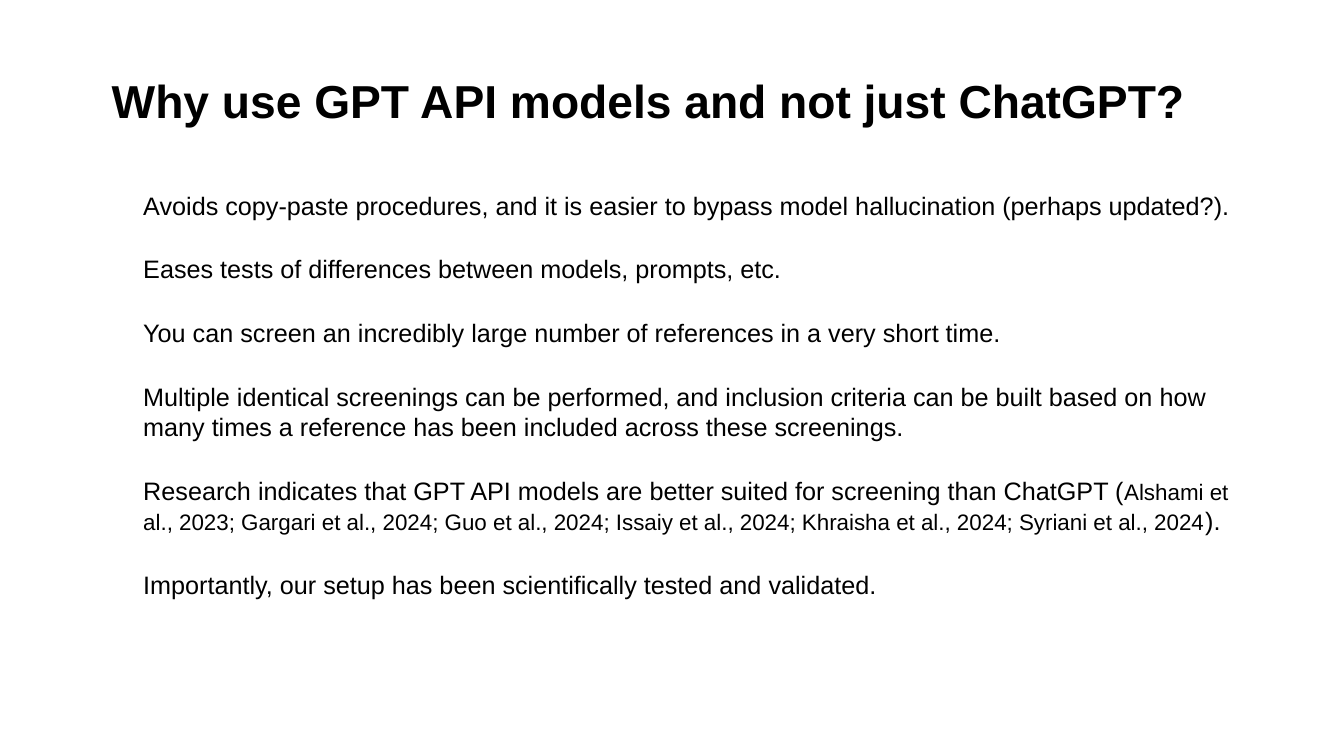
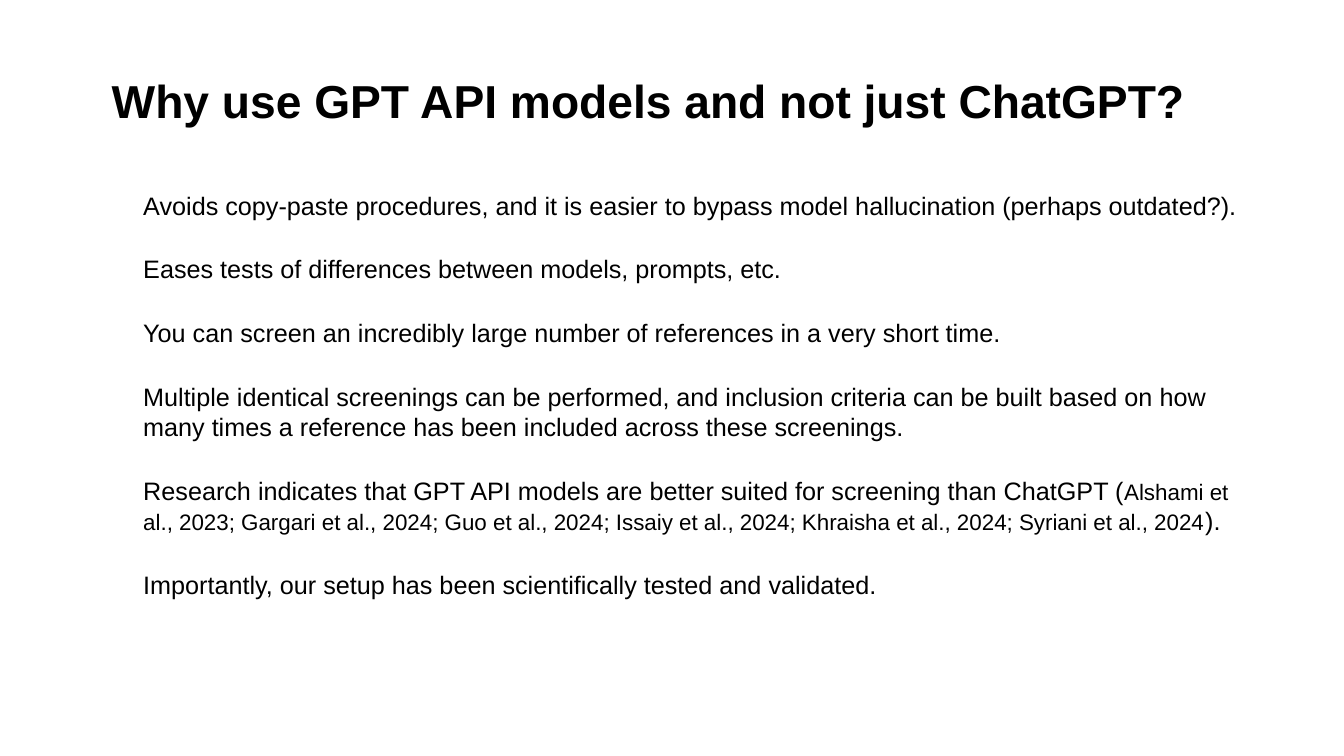
Before and after one commit to MikkelVembye/IRM2026, a slide deck: slide 5 of screen-with-gpt-models.pptx. Drawn at 1344x756 pixels with LibreOffice and Linux fonts; fonts in the diff are those of the drawing; background and template pictures are left out. Boxes give left, top, right and bottom in pixels: in the first picture for what was removed or moved away, otherwise in the second. Text is boxed around its words. In the diff, an @@ line names an element or a change of style, - is before the commit and + after.

```diff
--- a/screen-with-gpt-models.pptx
+++ b/screen-with-gpt-models.pptx
@@ text at (143, 196, 1236, 220): text changed @@
-• Avoids copy-paste procedures, and it is easier to bypass model hallucination (perhaps updated?).
+• Avoids copy-paste procedures, and it is easier to bypass model hallucination (perhaps outdated?).
```
Also in this commit, not shown: 2 other slides changed, 2 slides added, 1 slide removed, 24 other files.
